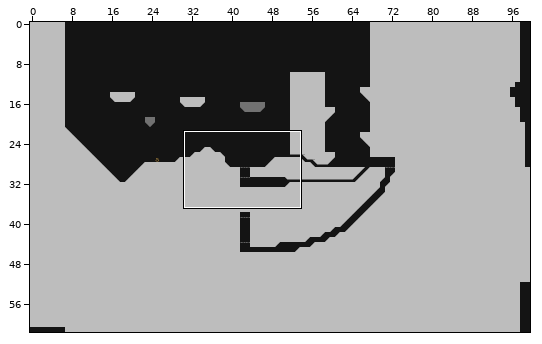
An edit to a level. Tiled map, ld35-allturdbeast/data/testmap.tmx. Above, an overview of the earlier version with the close-up marked.
Close-up. The starting point:
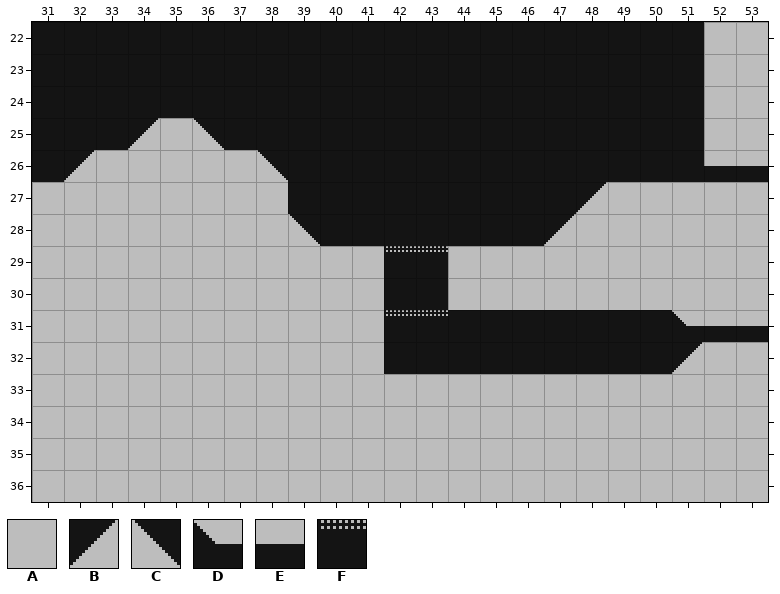
Cells are 16x16 px. Shown: x 31..53, y 22..36. The commit also changed other parts of the map, which this record leaves out.
Key: from "Base": A 16, B 32, C 33, D 36, E 37, F 42.
_ is an empty cell.
Layers that did not change in this view are not listed.
Layer "Ground" before, first column x 31:
22 _____________________AA
23 _____________________AA
24 _____________________AA
25 ___BAC_______________AA
26 _BAAAAAC_____________EE
27 AAAAAAAA_________BAAAAA
28 AAAAAAAAC_______BAAAAAA
29 AAAAAAAAAAAFFAAAAAAAAAA
30 AAAAAAAAAAA__AAAAAAAAAA
31 AAAAAAAAAAAFF_______DEE
32 AAAAAAAAAAA_________BAA
33 AAAAAAAAAAAAAAAAAAAAAAA
34 AAAAAAAAAAAAAAAAAAAAAAA
35 AAAAAAAAAAAAAAAAAAAAAAA
36 AAAAAAAAAAAAAAAAAAAAAAA
Once edited:
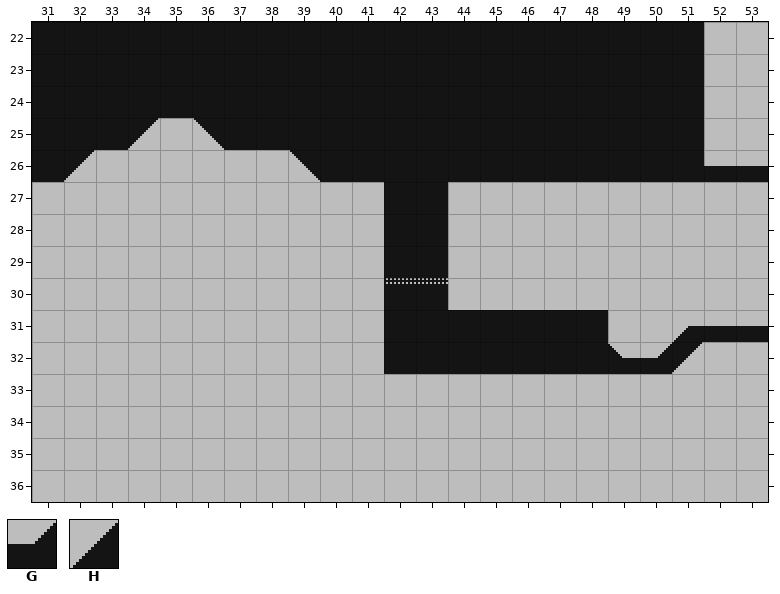
Further tiles: from "Base": G 38, H 49.
The edit:
Changed rows in their new state; . is an unchanged cell.
Layer "Ground":
first column x 38:
26 AC............
27 .AAA..AAAAA...
28 .AAA..AAAA....
29 ....__........
30 ....FF........
31 ....__.....AAH
32 ...........DG.
Layer "Ground 2":
first column x 51:
31 E
